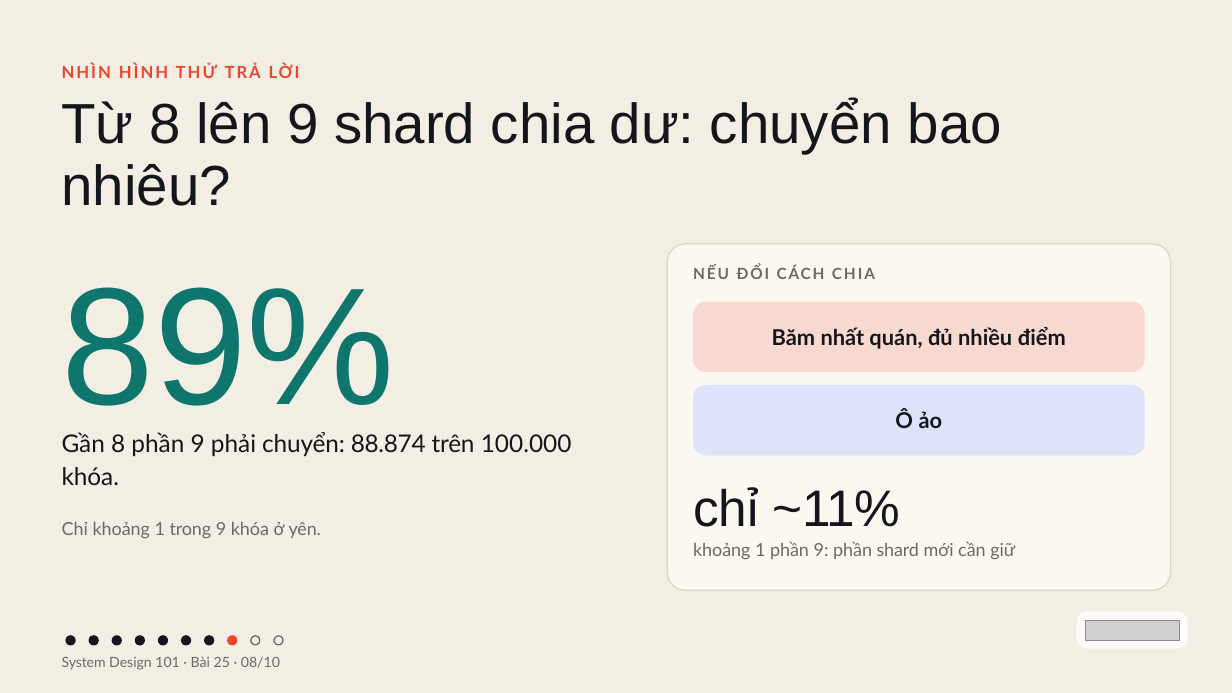
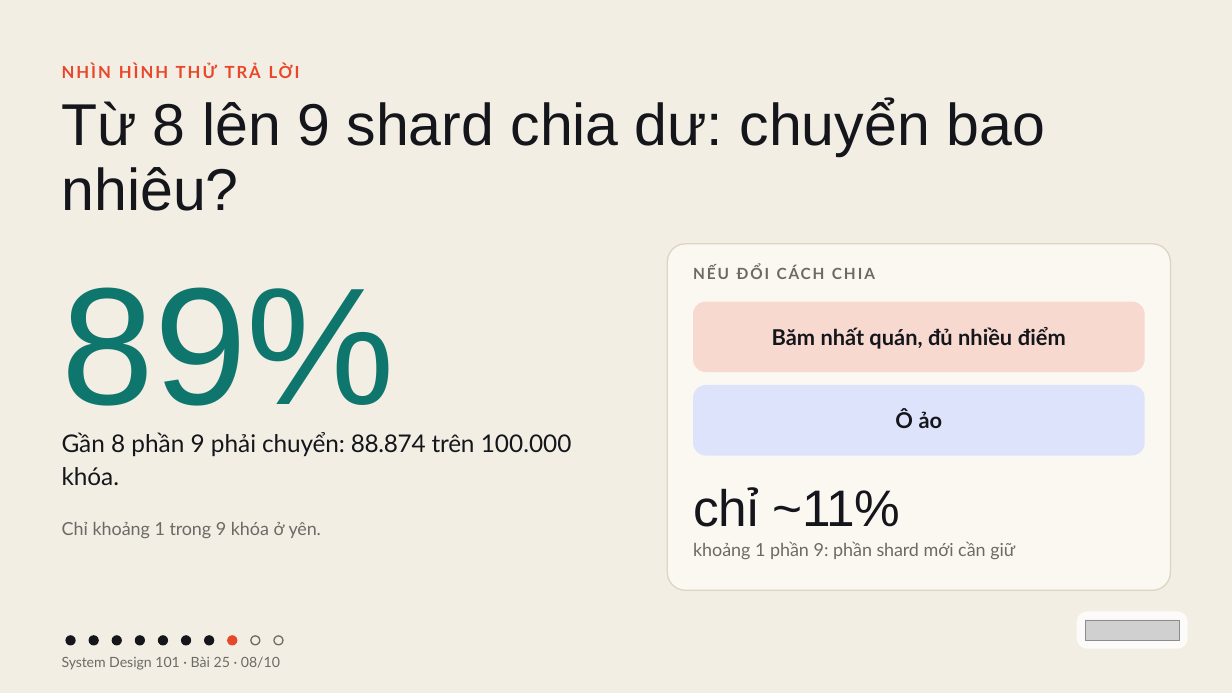
Before and after one commit to vohoailinh90/tool-marketing-studio, a slide deck: slide 8 of system-design-101/vi/lessons/sd-04-025/slides/sd-04-025.pptx. Drawn at 1232x693 pixels with LibreOffice and Linux fonts; fonts in the diff are those of the drawing; grey boxes stand for pictures. Boxes give left, top, right and bottom in pixels: in the first picture for what was removed or moved away, otherwise in the second. Text is boxed around its words. In the diff, an @@ line names an element or a change of style, - is before the commit and + after.

```diff
--- a/system-design-101/vi/lessons/sd-04-025/slides/sd-04-025.pptx
+++ b/system-design-101/vi/lessons/sd-04-025/slides/sd-04-025.pptx
@@ text "Từ 8 lên 9 shard ..." at bbox=[62, 98, 1045, 211]: size 66 to 69 pt; letter spacing -0.5 to -0.6 pt in "Từ"; letter spacing 0 to 0.1 pt in "lên"; line spacing 72.6pt to 75.9pt @@
```
Also in this commit, not shown: 1 other slide changed, 4 other files.
